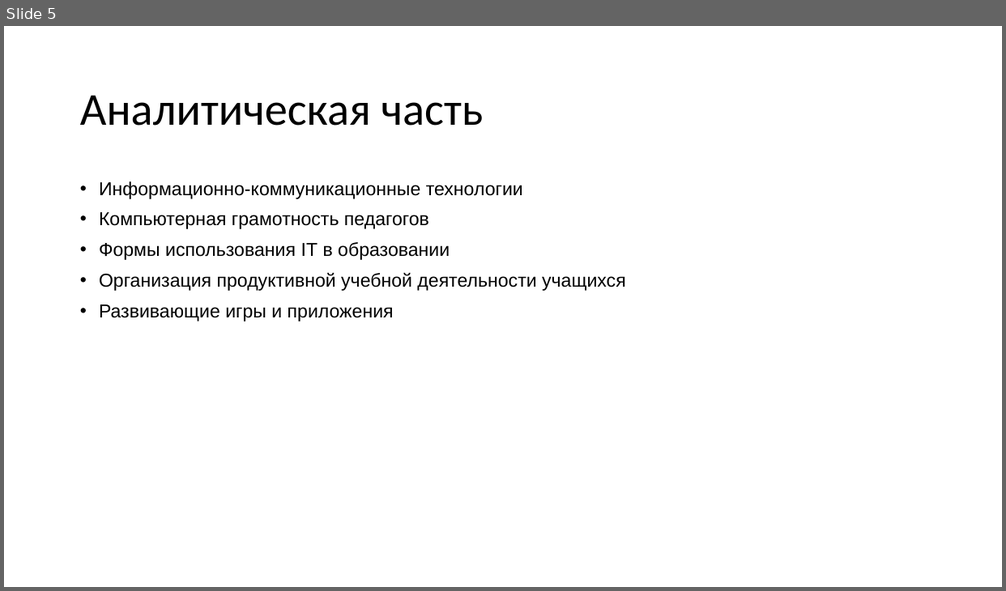
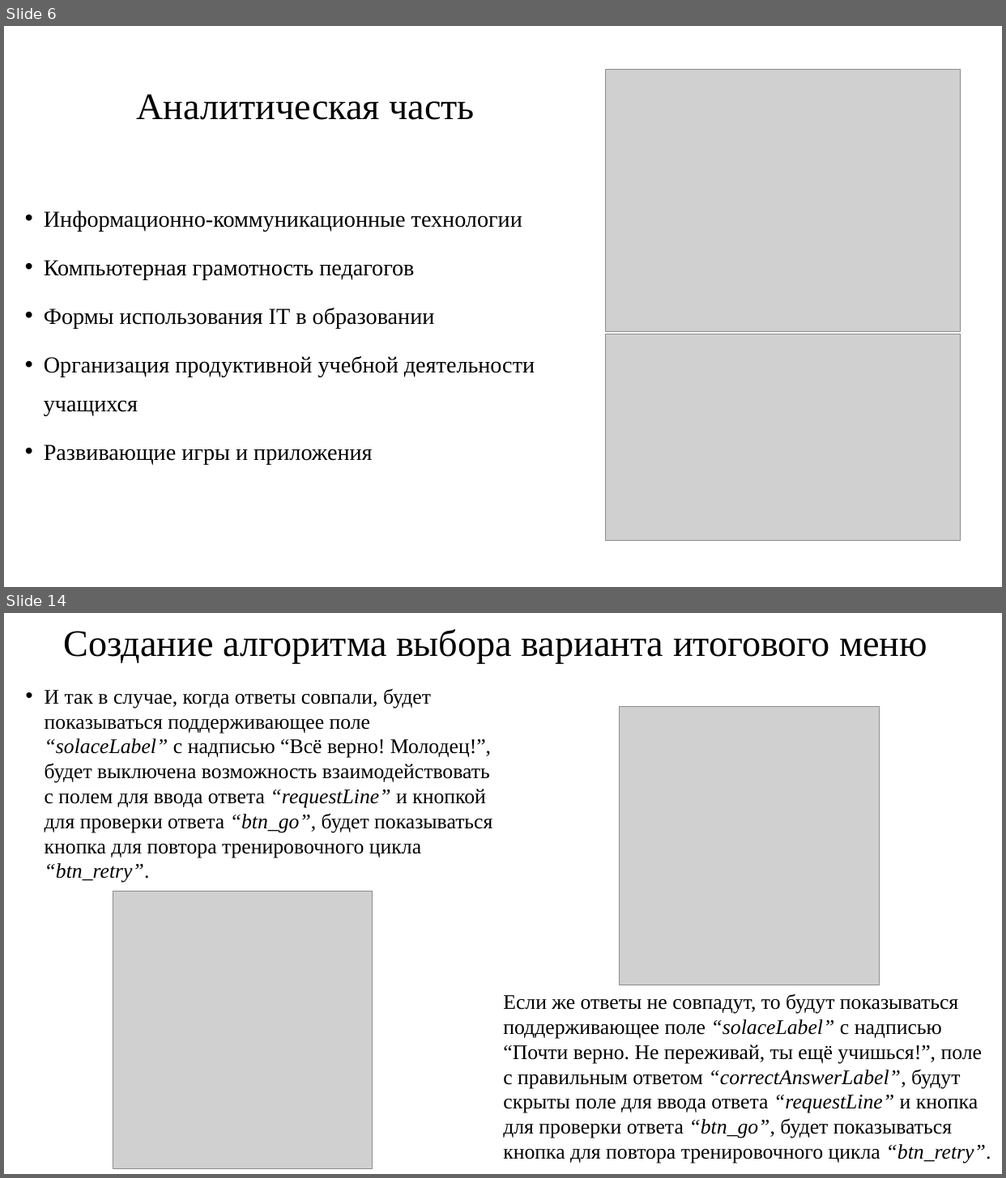
Before and after one commit to Sulik002/Study-docs, a slide deck: books/Презентация для индивидуального проекта по ИКТ. Орен Сюлейман.pptx. Shown one above the other, each under a label of ours: slide 5 before the commit, slides 6 and 14 after it; the slides between them are not shown. The pictures are 1006x591 and 1006x1178 pixels, drawn with LibreOffice and Linux fonts; fonts in the diff are those of the drawing; grey boxes stand for pictures. Boxes give left, top, right and bottom in pixels: in the first picture for what was removed or moved away, otherwise in the second. Text is boxed around its words. In the diff, an @@ line names an element or a change of style, - is before the commit and + after.

```diff
--- a/books/Презентация для индивидуального проекта по ИКТ. Орен Сюлейман.pptx
+++ b/books/Презентация для индивидуального проекта по ИКТ. Орен Сюлейман.pptx
@@ slide 14 added at (x1=4, y1=613, x2=1002, y2=1174), background #FFFFFF @@
@@ title added at (x1=64, y1=629, x2=927, y2=663), 36 pt, text #000000 @@
+Создание алгоритма выбора варианта итогового меню
@@ text added at (x1=44, y1=688, x2=492, y2=883), 20 pt, text #000000 @@
+• И так в случае, когда ответы совпали, будет показываться поддерживающее поле “solaceLabel” с надписью “Всё верно! Молодец!”, будет выключена возможность взаимодействовать с полем для ввода ответа “requestLine” и кнопкой для проверки ответа “btn_go”, будет показываться кнопка для повтора тренировочного цикла “btn_retry”.
@@ picture added at (x1=620, y1=707, x2=879, y2=986) @@
@@ picture added at (x1=113, y1=892, x2=373, y2=1169) @@
@@ text added at (x1=503, y1=994, x2=991, y2=1164), 20 pt, text #000000 @@
+Если же ответы не совпадут, то будут показываться поддерживающее поле “solaceLabel” с надписью “Почти верно. Не переживай, ты ещё учишься!”, поле с правильным ответом “correctAnswerLabel”, будут скрыты поле для ввода ответа “requestLine” и кнопка для проверки ответа “btn_go”, будет показываться кнопка для повтора тренировочного цикла “btn_retry”.
@@ what was slide 5 is now slide 6 @@
@@ slide 6 changed as well @@
@@ title "Аналитическая часть" moved from (x1=80, y1=95, x2=484, y2=126) to (x1=137, y1=94, x2=475, y2=120) @@
@@ title "Аналитическая часть" at (x1=137, y1=94, x2=475, y2=120): size 44 to 36 pt, font Calibri to Times New Roman; alignment left to centre @@
@@ picture added at (x1=606, y1=70, x2=960, y2=332) @@
@@ text "Информационно-коммуникационные технологии" moved from (x1=99, y1=182, x2=626, y2=322) to (x1=44, y1=211, x2=535, y2=464) @@
@@ text "Информационно-коммуникационные технологии" at (x1=44, y1=211, x2=535, y2=464): size 18 to 22 pt, font Arial to Times New Roman; line spacing 0.9 to 1.4 @@
@@ picture added at (x1=606, y1=335, x2=960, y2=541) @@
```
Also in this commit, not shown: 4 other slides changed, 9 other slides added, 2 slides removed, 40 other files.
